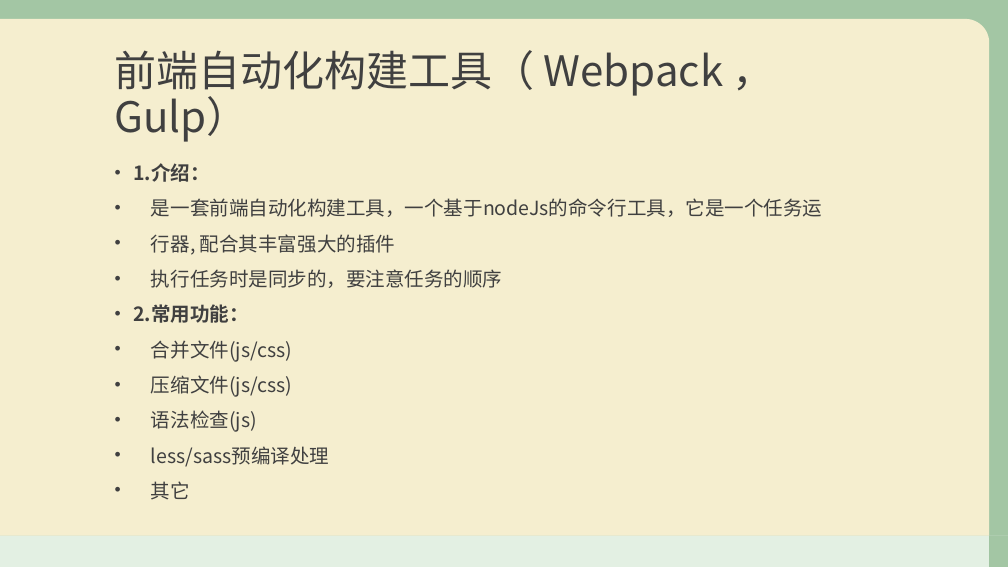
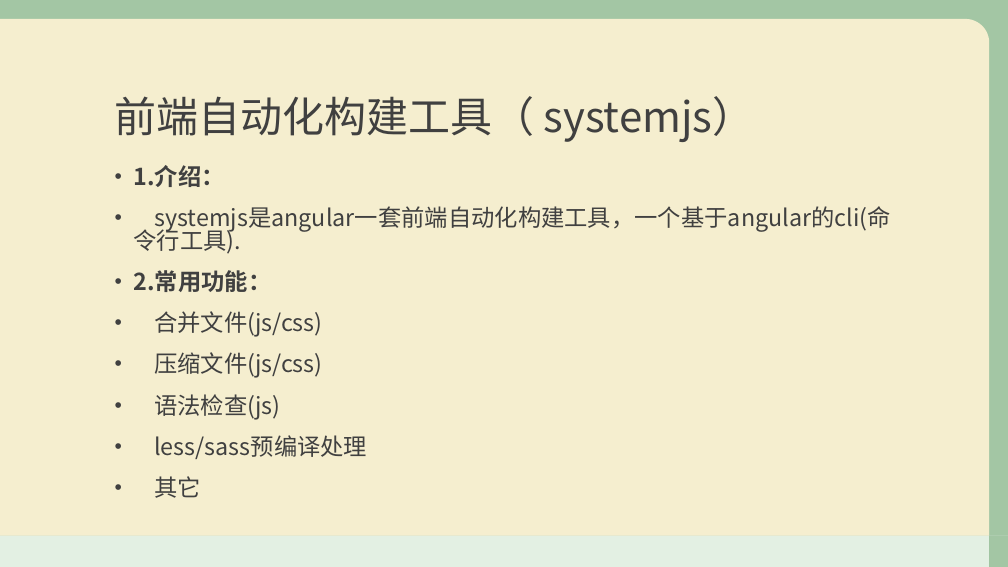
Before and after one commit to duoduoObama/web, a slide deck: slide 18 of 溯源前端赏析.pptx. Drawn at 1008x567 pixels with LibreOffice and Linux fonts; fonts in the diff are those of the drawing; background and template pictures are left out. Boxes give left, top, right and bottom in pixels: in the first picture for what was removed or moved away, otherwise in the second. Text is boxed around its words. In the diff, an @@ line names an element or a change of style, - is before the commit and + after.

Commit message:
小更新

```diff
--- a/溯源前端赏析.pptx
+++ b/溯源前端赏析.pptx
@@ title at [115,96,755,142]: text changed @@
-前端自动化构建工具（ Webpack ，Gulp）
+前端自动化构建工具（ systemjs）
@@ text at [133,165,367,498]: size 18.6 to 22.2 pt in "1.介绍：", "2.常用功能：", "合并文件(js/css)", "压缩文件(js/css)" and 3 more places; line spacing 0.7 to 0.8 @@
@@ text at [133,206,891,254]: text changed; size 18.6 to 22.2 pt @@
-• 是一套前端自动化构建工具，一个基于nodeJs的命令行工具，它是一个任务运
-• 行器, 配合其丰富强大的插件
-• 执行任务时是同步的，要注意任务的顺序
+• systemjs是angular一套前端自动化构建工具，一个基于angular的cli(命令行工具).
```
